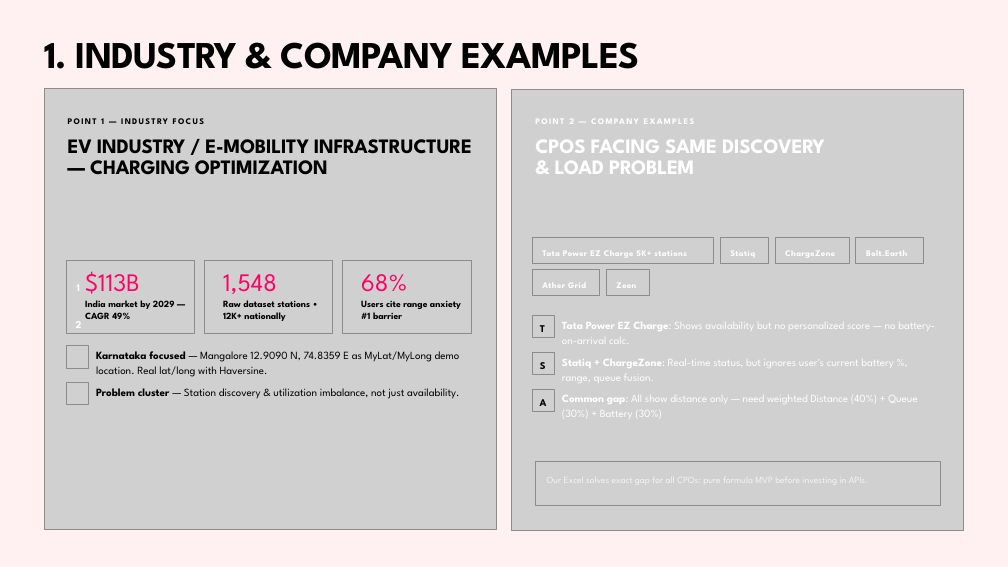
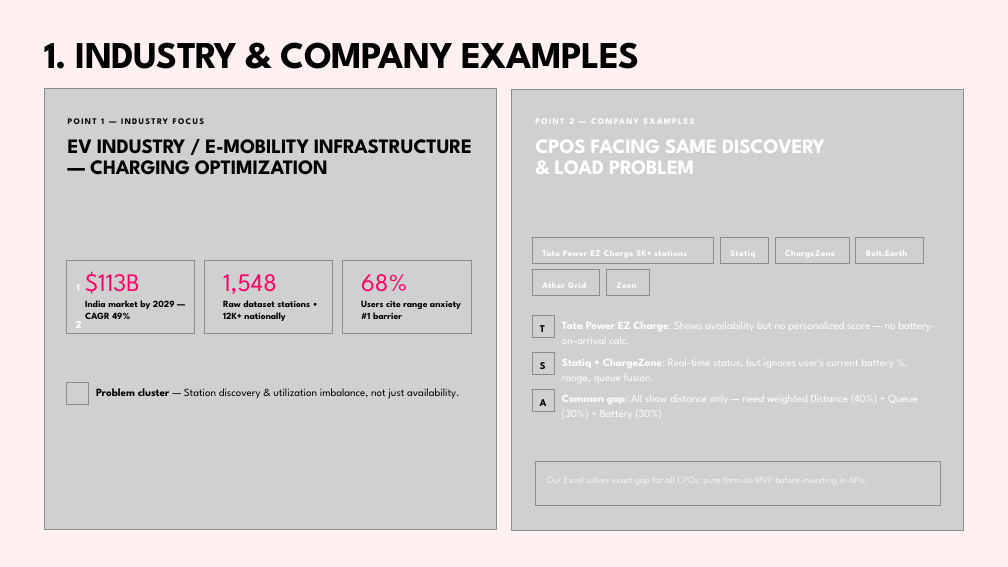
Before and after one commit to JEISAMATHEW/EV_Recommendation_Dashboard, a slide deck: slide 3 of EV Recommendation Dashboard.pptx. Drawn at 1008x567 pixels with LibreOffice and Linux fonts; fonts in the diff are those of the drawing; grey boxes stand for pictures. Boxes give left, top, right and bottom in pixels: in the first picture for what was removed or moved away, otherwise in the second. Text is boxed around its words. In the diff, an @@ line names an element or a change of style, - is before the commit and + after.

```diff
--- a/EV Recommendation Dashboard.pptx
+++ b/EV Recommendation Dashboard.pptx
@@ picture removed at [67, 346, 88, 368] @@
@@ text removed at [96, 351, 460, 377] @@
-Karnataka focused — Mangalore 12.9090 N, 74.8359 E as MyLat/MyLong demo location. Real lat/long with Haversine.
```
Also in this commit, not shown: 1 other slide changed, 2 other files.
